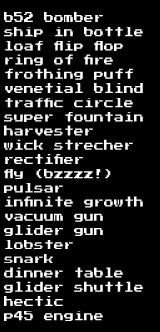
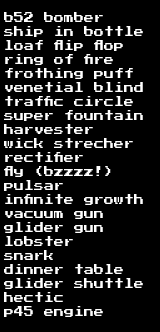
Before/after of a (160, 332) layered artwork. What changed in the layer stack:
painted on "..." over box(4, 26, 143, 321)
